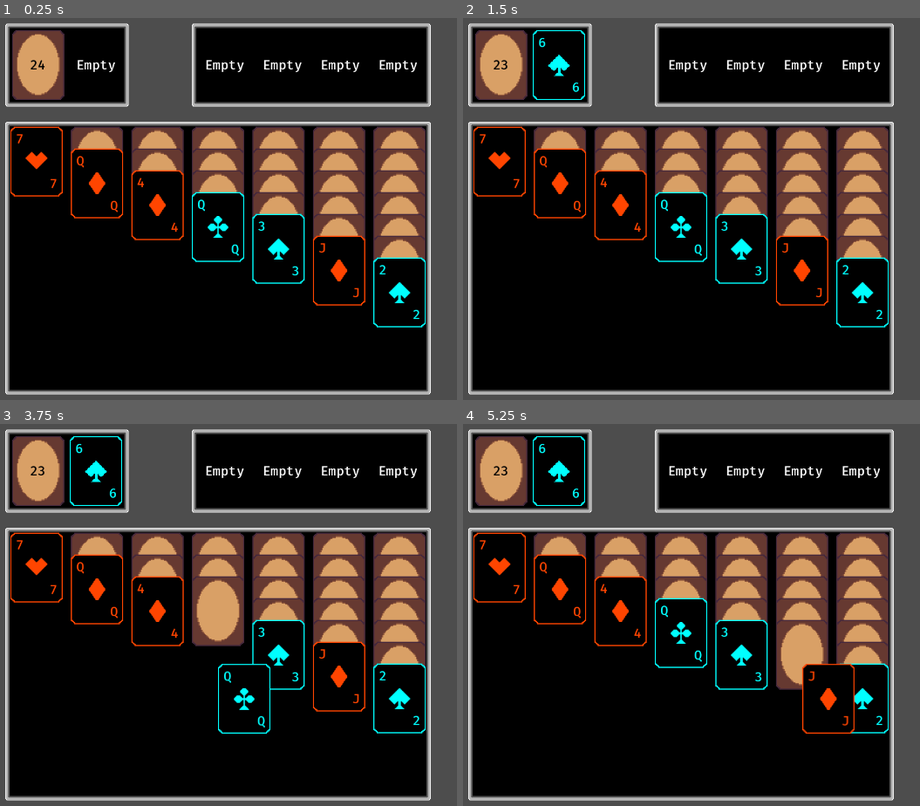
Above: before the commit, frames 1-4 (two rows, left to right).
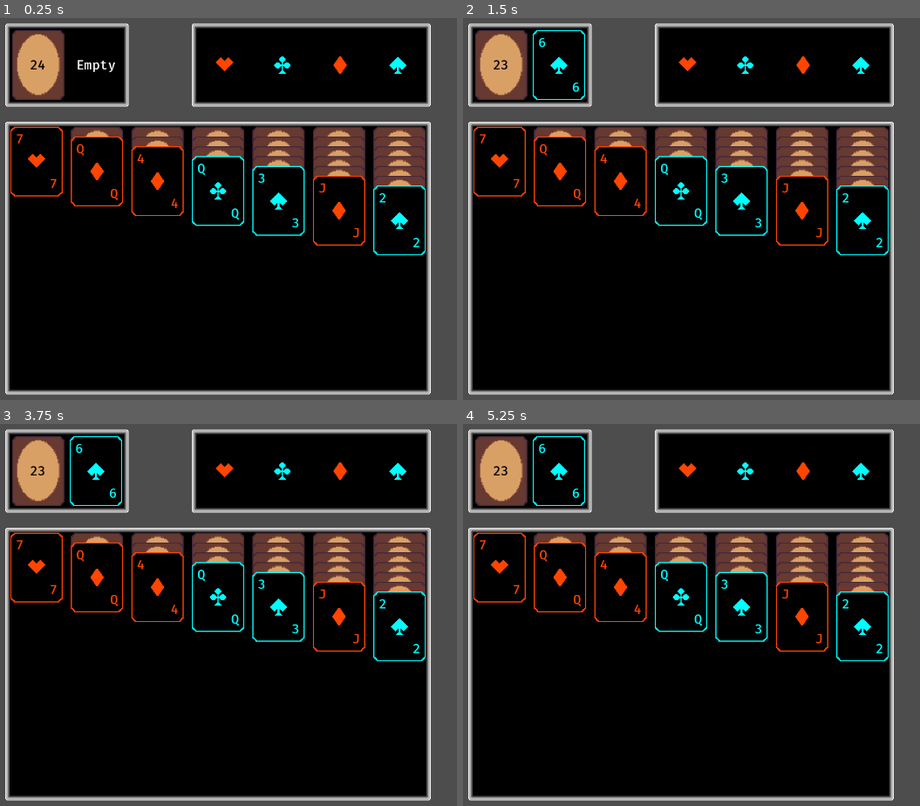
Above: after the commit, the same moments.

Repository: bjornarprytz/solitaire
Game: Godot game, scene res://main.tscn
Two runs of this game, one before a commit and one after it. Both use one fixed random seed, a clock stepped at 60 frames per second and the inputs below.
Inputs (mouse positions are in pixels of both pictures, inside the frame that each line leads up to):
- Up to frame 1 (0.25 s): no input
- Up to frame 2 (1.5 s): tap Enter at 0.5 s; move the mouse to (499, 63) at 0.52 s; click (499, 63) at 0.67 s; tap Space at 1.25 s; move the mouse to (499, 258) at 1.27 s; click (499, 258) at 1.42 s
- Up to frame 3 (3.75 s): tap Enter at 2, 3.5 s; move the mouse to (95, 664) at 2.02 s; click (95, 664) at 2.17 s; tap Space at 2.75 s; move the mouse to (155, 664) at 2.77 s; click (155, 664) at 2.92 s; move the mouse to (219, 664) at 3.52 s; click (219, 664) at 3.67 s
- Up to frame 4 (5.25 s): tap Space at 4.25 s; move the mouse to (741, 664) at 4.27 s; click (741, 664) at 4.42 s; move the mouse to (801, 664) at 5.02 s; click (801, 664) at 5.17 s

The runs differ from the first frame. In frame 1, 13% of the frame differs, in the area x 5-94%, y 10-82%; in frame 2, 13%; in frame 3, 14%, in the area x 5-94%, y 9-82%; in frame 4, 14%.

Commit message:
some playability

Diff:
--- a/src/autoloads/event_bus.gd
+++ b/src/autoloads/event_bus.gd
@@ -10,3 +10,5 @@
 
 signal draw_card(card: Card)
 signal draw_pile_empty(pile: DrawPile)
+
+signal try_move_to_terminal(card: Card)
--- a/src/card.gd
+++ b/src/card.gd
@@ -1,4 +1,3 @@
-@tool
 class_name Card
 extends CanvasItem
 
@@ -54,16 +53,20 @@
 		if is_face_down:
 			return
 
-		var grab_context = grab_context_factory.instantiate() as GrabContext
-		get_tree().root.add_child(grab_context)
+		match (event.button_index):
+			MOUSE_BUTTON_LEFT:
+				var grab_context = grab_context_factory.instantiate() as GrabContext
+				get_tree().root.add_child(grab_context)
 
-		var cards: Array[Card] = [self]
+				var cards: Array[Card] = [self]
 
-		var passed_self = false
-		for card in self.get_parent().get_children():
-			if card == self:
-				passed_self = true
-			elif card is Card and passed_self:
-				cards.push_back(card)
+				var passed_self = false
+				for card in self.get_parent().get_children():
+					if card == self:
+						passed_self = true
+					elif card is Card and passed_self:
+						cards.push_back(card)
 
-		grab_context.grab(cards)
+				grab_context.grab(cards)
+			MOUSE_BUTTON_RIGHT:
+				Events.try_move_to_terminal.emit(self)
--- a/src/card.tscn
+++ b/src/card.tscn
@@ -11,6 +11,7 @@
 offset_right = 40.0
 offset_bottom = 40.0
 pivot_offset = Vector2(48, 64)
+mouse_filter = 1
 script = ExtResource("2_rjlel")
 
 [node name="Front" type="TextureRect" parent="."]
@@ -32,12 +33,14 @@
 
 [node name="Control" type="Control" parent="Front/MarginContainer"]
 layout_mode = 2
+mouse_filter = 1
 
 [node name="Value1" type="RichTextLabel" parent="Front/MarginContainer/Control"]
 unique_name_in_owner = true
 layout_mode = 1
 offset_right = 5.0
 offset_bottom = 23.0
+mouse_filter = 1
 text = "7"
 fit_content = true
 autowrap_mode = 0
@@ -54,6 +57,7 @@
 offset_top = -9.0
 grow_horizontal = 0
 grow_vertical = 0
+mouse_filter = 1
 text = "7"
 fit_content = true
 autowrap_mode = 0
@@ -66,12 +70,13 @@
 anchor_top = 0.5
 anchor_right = 0.5
 anchor_bottom = 0.5
-offset_left = -20.0
-offset_top = -20.0
-offset_right = 20.0
-offset_bottom = 20.0
+offset_left = -11.0
+offset_top = -13.0
+offset_right = 11.0
+offset_bottom = 13.0
 grow_horizontal = 2
 grow_vertical = 2
+stretch_mode = 3
 
 [node name="Back" type="TextureRect" parent="."]
 unique_name_in_owner = true
@@ -86,5 +91,6 @@
 anchor_bottom = 1.0
 grow_horizontal = 2
 grow_vertical = 2
+mouse_filter = 1
 
 [connection signal="gui_input" from="InputCatcher" to="." method="_on_input_catcher_gui_input"]
--- a/src/data/card_data.gd
+++ b/src/data/card_data.gd
@@ -1,8 +1,7 @@
-@tool
 class_name CardData
 extends Resource
 
-enum Suit{
+enum Suit {
 	Hearts,
 	Clubs,
 	Diamonds,
@@ -14,7 +13,7 @@
 const SPADES_TEXTURE = preload("uid://c55llxj3bfyi")
 
 @export_range(1, 13) var value: int
-@export var suit : Suit
+@export var suit: Suit
 
 func _init(suit_: Suit, value_: int) -> void:
 	suit = suit_
@@ -34,13 +33,19 @@
 			return str(value)
 
 func suit_as_color() -> Color:
-	if [Suit.Hearts, Suit.Diamonds].has(suit):
+	return suit_to_color(suit)
+
+func suit_as_icon() -> Texture:
+	return suit_to_icon(suit)
+
+static func suit_to_color(suit_: Suit) -> Color:
+	if [Suit.Hearts, Suit.Diamonds].has(suit_):
 		return Color.ORANGE_RED
 	else:
 		return Color.AQUA
 
-func suit_as_icon() -> Texture:
-	match suit:
+static func suit_to_icon(suit_: Suit) -> Texture:
+	match suit_:
 		Suit.Hearts:
 			return HEARTS_TEXTURE
 		Suit.Clubs:
@@ -52,6 +57,7 @@
 
 	return preload("res://icon.svg")
 
+
 static func each_value() -> Array:
 	return range(1, 14)
 
--- a/src/grab_context.gd
+++ b/src/grab_context.gd
@@ -4,6 +4,13 @@
 @onready var grabbed_cards: VBoxContainer = %Cards
 
 var _previous_parent: CanvasItem
+
+func _ready() -> void:
+	var t = create_tween()
+	t.tween_method(tween_separation, grabbed_cards.get("theme_override_constants/separation"), -104, .069)
+
+func tween_separation(separation: int):
+	grabbed_cards.set("theme_override_constants/separation", separation)
 
 func _physics_process(_delta: float) -> void:
 	global_position = get_global_mouse_position()
--- a/src/grab_context.tscn
+++ b/src/grab_context.tscn
@@ -9,5 +9,9 @@
 [node name="Cards" type="VBoxContainer" parent="."]
 unique_name_in_owner = true
 custom_minimum_size = Vector2(96, 128)
+offset_left = -47.0
+offset_top = -19.0
+offset_right = 49.0
+offset_bottom = 109.0
 mouse_filter = 2
 theme_override_constants/separation = -88
--- a/src/stack_pile.gd
+++ b/src/stack_pile.gd
@@ -74,7 +74,6 @@
 
 	return true
 
-
 func _on_gui_input(event: InputEvent) -> void:
 	if event is InputEventMouseButton and event.is_pressed():
 		if (can_flip_card()):
--- a/src/stack_pile.tscn
+++ b/src/stack_pile.tscn
@@ -3,21 +3,21 @@
 [ext_resource type="Script" uid="uid://bo5rll13vtxmv" path="res://stack_pile.gd" id="1_u52gb"]
 
 [sub_resource type="RectangleShape2D" id="RectangleShape2D_6b0wd"]
-size = Vector2(109, 719)
+size = Vector2(97, 719)
 
 [node name="StackPile" type="VBoxContainer"]
 custom_minimum_size = Vector2(96, 0)
 offset_right = 96.0
 offset_bottom = 1052.0
 size_flags_vertical = 3
-theme_override_constants/separation = -88
+theme_override_constants/separation = -110
 script = ExtResource("1_u52gb")
 
 [node name="FaceDown" type="VBoxContainer" parent="."]
 unique_name_in_owner = true
 visible = false
 layout_mode = 2
-theme_override_constants/separation = -88
+theme_override_constants/separation = -110
 
 [node name="FaceUp" type="VBoxContainer" parent="."]
 unique_name_in_owner = true
@@ -28,7 +28,7 @@
 monitoring = false
 
 [node name="CollisionShape2D" type="CollisionShape2D" parent="Area2D"]
-position = Vector2(53.5, 359.5)
+position = Vector2(47.5, 359.5)
 shape = SubResource("RectangleShape2D_6b0wd")
 
 [connection signal="gui_input" from="." to="." method="_on_gui_input"]
--- a/src/terminal_pile.gd
+++ b/src/terminal_pile.gd
@@ -3,6 +3,13 @@
 
 @export var suit: CardData.Suit
 @onready var stack: Control = %Cards
+@onready var suit_icon: TextureRect = %Suit
+
+func _ready() -> void:
+	suit_icon.texture =  CardData.suit_to_icon(suit)
+	suit_icon.modulate = CardData.suit_to_color(suit)
+
+	Events.try_move_to_terminal.connect(add)
 
 func try_add(card: Card):
 	var top_card = get_top_card()
@@ -13,7 +20,6 @@
 
 func add(card: Card):
 	if !try_add(card):
-		push_warning("Trying to add %s, but it's impossible" % [card])
 		return
 
 	if card.get_parent() != null:
--- a/src/terminal_pile.tscn
+++ b/src/terminal_pile.tscn
@@ -14,11 +14,24 @@
 theme_override_constants/margin_bottom = 3
 script = ExtResource("1_k6s5h")
 
-[node name="EmptyText" type="RichTextLabel" parent="."]
+[node name="Control" type="Control" parent="."]
 layout_mode = 2
-text = "Empty"
-horizontal_alignment = 1
-vertical_alignment = 1
+
+[node name="Suit" type="TextureRect" parent="Control"]
+unique_name_in_owner = true
+layout_mode = 1
+anchors_preset = 8
+anchor_left = 0.5
+anchor_top = 0.5
+anchor_right = 0.5
+anchor_bottom = 0.5
+offset_left = -4.0
+offset_top = -4.0
+offset_right = 4.0
+offset_bottom = 4.0
+grow_horizontal = 2
+grow_vertical = 2
+stretch_mode = 3
 
 [node name="Cards" type="PanelContainer" parent="."]
 unique_name_in_owner = true
Not shown, changed: readme.md
